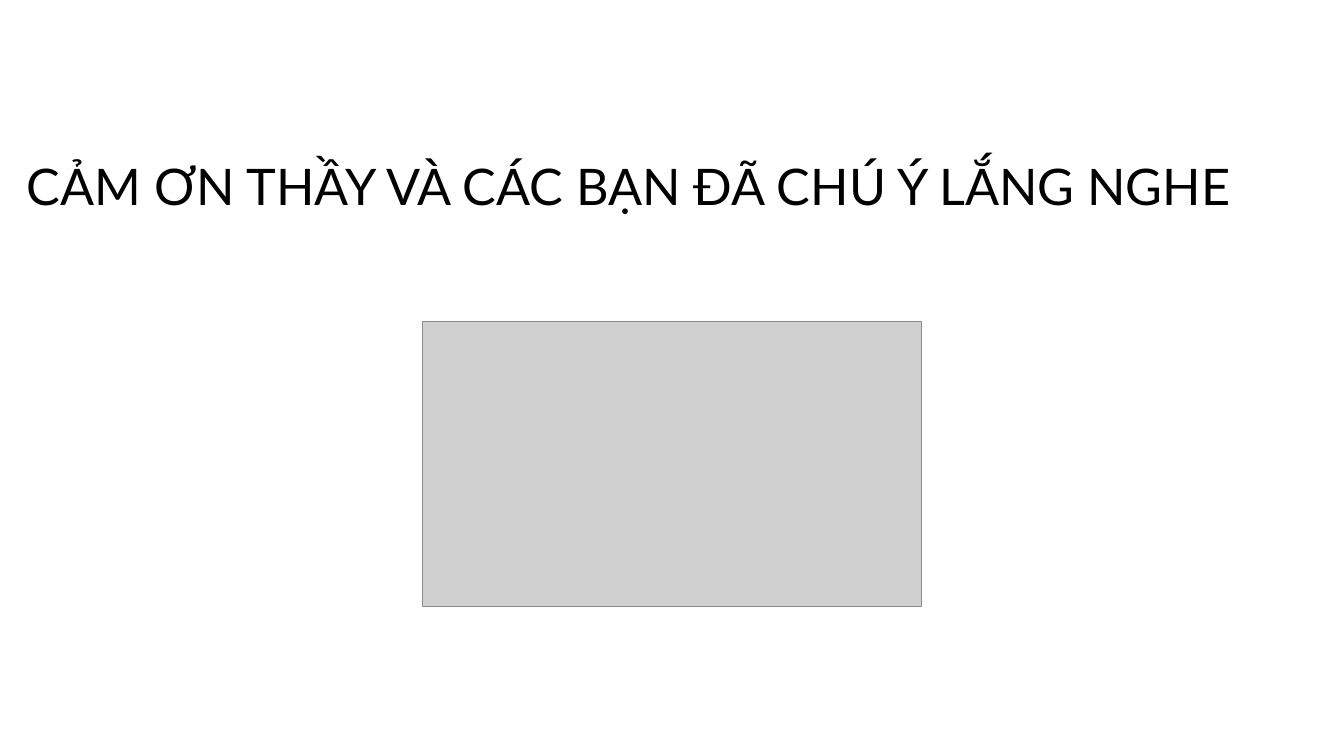
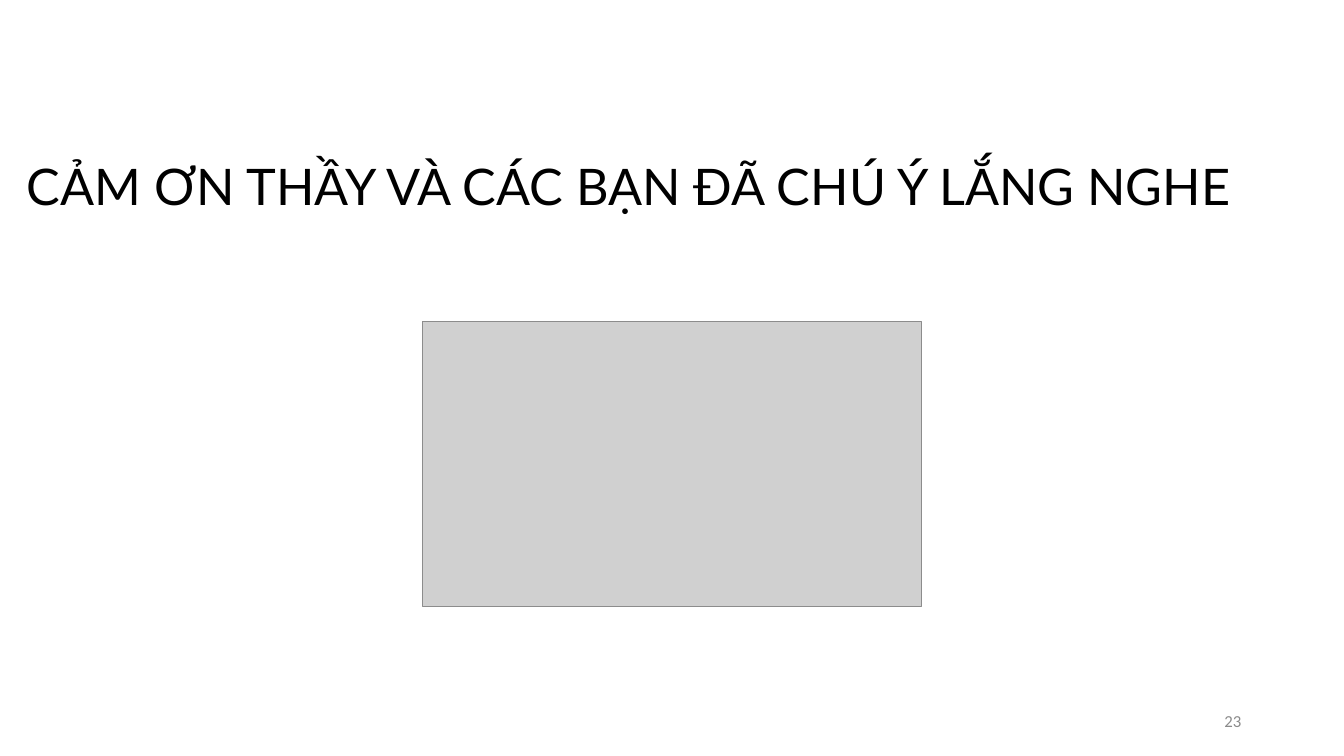
Before and after one commit to minhynguyen/luanvan, a slide deck: slide 23 of LVTN.pptx (slide 24 before the commit). Drawn at 1344x756 pixels with LibreOffice and Linux fonts; fonts in the diff are those of the drawing; grey boxes stand for pictures. Boxes give left, top, right and bottom in pixels: in the first picture for what was removed or moved away, otherwise in the second. Text is boxed around its words. In the diff, an @@ line names an element or a change of style, - is before the commit and + after.

```diff
--- a/LVTN.pptx
+++ b/LVTN.pptx
@@ page number added at <box>1224,716,1241,727</box>, 12 pt, text #8C8C8C @@
+23
```
Also in this commit, not shown: 28 other slides changed, 1 slide added, 2 slides removed.
